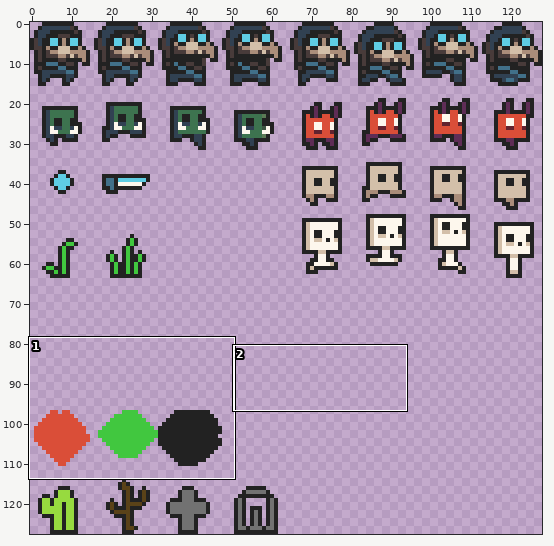
Sprite sheet, stored at assets/assets.png. Above, an overview of the earlier version with the close-up marked.
Close-up. Earlier state:
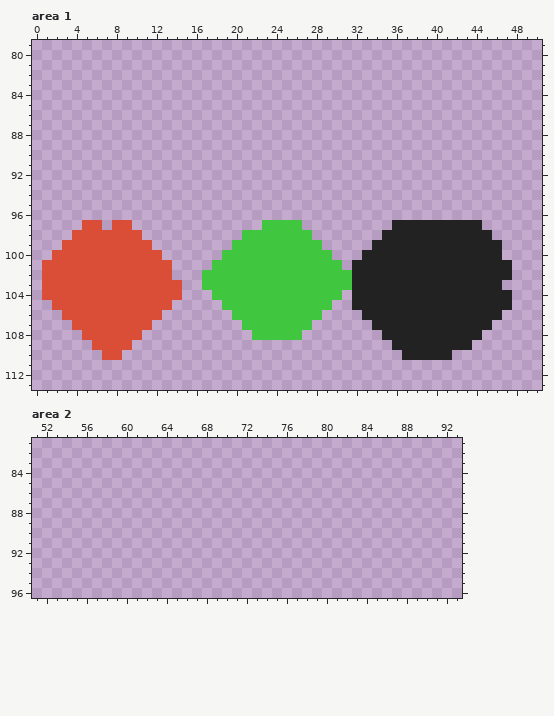
The file is 128x128 pixels. Shown: area 1: x 0..50, y 79..113; area 2: x 51..93, y 81..96. The commit also changed other parts of the picture, which this record leaves out.
Once edited:
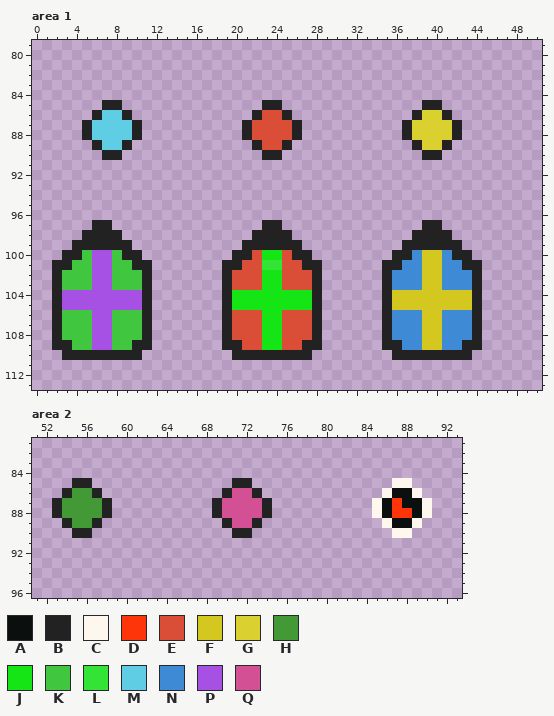
Palette (. is transparent): A #0b100e  B #222222  C #fdf7ed  D #fd3508  E #da4e38  F #d4c820  G #dad130  H #439936  J #15e415  K #41c73f  L #32e435  M #5fcde4  N #3f8ad4  P #a650e4  Q #d45094
The exact change:
--- area 1
@@ x 0..50 @@
  84 ...................................................
- 85 ...................................................
- 86 ...................................................
- 87 ...................................................
- 88 ...................................................
- 89 ...................................................
- 90 ...................................................
+ 85 .......BB..............BB..............BB..........
+ 86 ......BMMB............BEEB............BGGB.........
+ 87 .....BMMMMB..........BEEEEB..........BGGGGB........
+ 88 .....BMMMMB..........BEEEEB..........BGGGGB........
+ 89 ......BMMB............BEEB............BGGB.........
+ 90 .......BB..............BB..............BB..........
  91 ...................................................
@@ x 0..50 @@
  96 ...................................................
- 97 .....EE.EE.............KKKK.........BBBBBBBBB......
- 98 ....EEEEEEE..........KKKKKKK.......BBBBBBBBBBB.....
- 99 ...EEEEEEEEE........KKKKKKKKK.....BBBBBBBBBBBBB....
-100 ..EEEEEEEEEEE......KKKKKKKKKKK...BBBBBBBBBBBBBB....
-101 .EEEEEEEEEEEEE....KKKKKKKKKKKKK.BBBBBBBBBBBBBBBB...
-102 .EEEEEEEEEEEEE...KKKKKKKKKKKKKKKBBBBBBBBBBBBBBBB...
-103 .EEEEEEEEEEEEEE..KKKKKKKKKKKKKKKBBBBBBBBBBBBBBB....
-104 .EEEEEEEEEEEEEE...KKKKKKKKKKKKK.BBBBBBBBBBBBBBBB...
-105 ..EEEEEEEEEEEE.....KKKKKKKKKKK..BBBBBBBBBBBBBBBB...
-106 ...EEEEEEEEEE.......KKKKKKKKK....BBBBBBBBBBBBBB....
-107 ....EEEEEEEE.........KKKKKKK......BBBBBBBBBBBB.....
-108 .....EEEEEE...........KKKKK........BBBBBBBBBB......
-109 ......EEEE..........................BBBBBBBB.......
-110 .......EE............................BBBBB.........
+ 97 ......BB...............BB..............BB..........
+ 98 .....BBBB.............BBBB............BBBB.........
+ 99 ....BBBBBB...........BBBBBB..........BBBBBB........
+100 ...BBKPPKBB.........BBEJJEBB........BBNFFNBB.......
+101 ..BBKKPPKKBB.......BBEELLEEBB......BBNNFFNNBB......
+102 ..BKKKPPKKKB.......BEEEJJEEEB......BNNNFFNNNB......
+103 ..BKKKPPKKKB.......BEEEJJEEEB......BNNNFFNNNB......
+104 ..BPPPPPPPPB.......BJJJJJJJJB......BFFFFFFFFB......
+105 ..BPPPPPPPPB.......BJJJJJJJJB......BFFFFFFFFB......
+106 ..BKKKPPKKKB.......BEEEJJEEEB......BNNNFFNNNB......
+107 ..BKKKPPKKKB.......BEEEJJEEEB......BNNNFFNNNB......
+108 ..BKKKPPKKKB.......BEEEJJEEEB......BNNNFFNNNB......
+109 ..BBKKPPKKBB.......BBEEJJEEBB......BBNNFFNNBB......
+110 ...BBBBBBBB.........BBBBBBBB........BBBBBBBB.......
 111 ...................................................
--- area 2
@@ x 51..93 @@
 84 ...........................................
-85 ...........................................
-86 ...........................................
-87 ...........................................
-88 ...........................................
-89 ...........................................
-90 ...........................................
+85 ....BB..............BB..............CC.....
+86 ...BHHB............BQQB............CAAC....
+87 ..BHHHHB..........BQQQQB..........CADAAC...
+88 ..BHHHHB..........BQQQQB..........CADDAC...
+89 ...BHHB............BQQB............CAAC....
+90 ....BB..............BB..............CC.....
 91 ...........................................
Boxes around the changes in both close-ups, in picture pixels (x1, y1, x2, y2):
added: (82, 100, 142, 160)
added: (242, 100, 302, 160)
added: (402, 100, 462, 160)
changed: (42, 220, 512, 360)
added: (52, 478, 112, 538)
added: (212, 478, 272, 538)
added: (372, 478, 432, 538)
